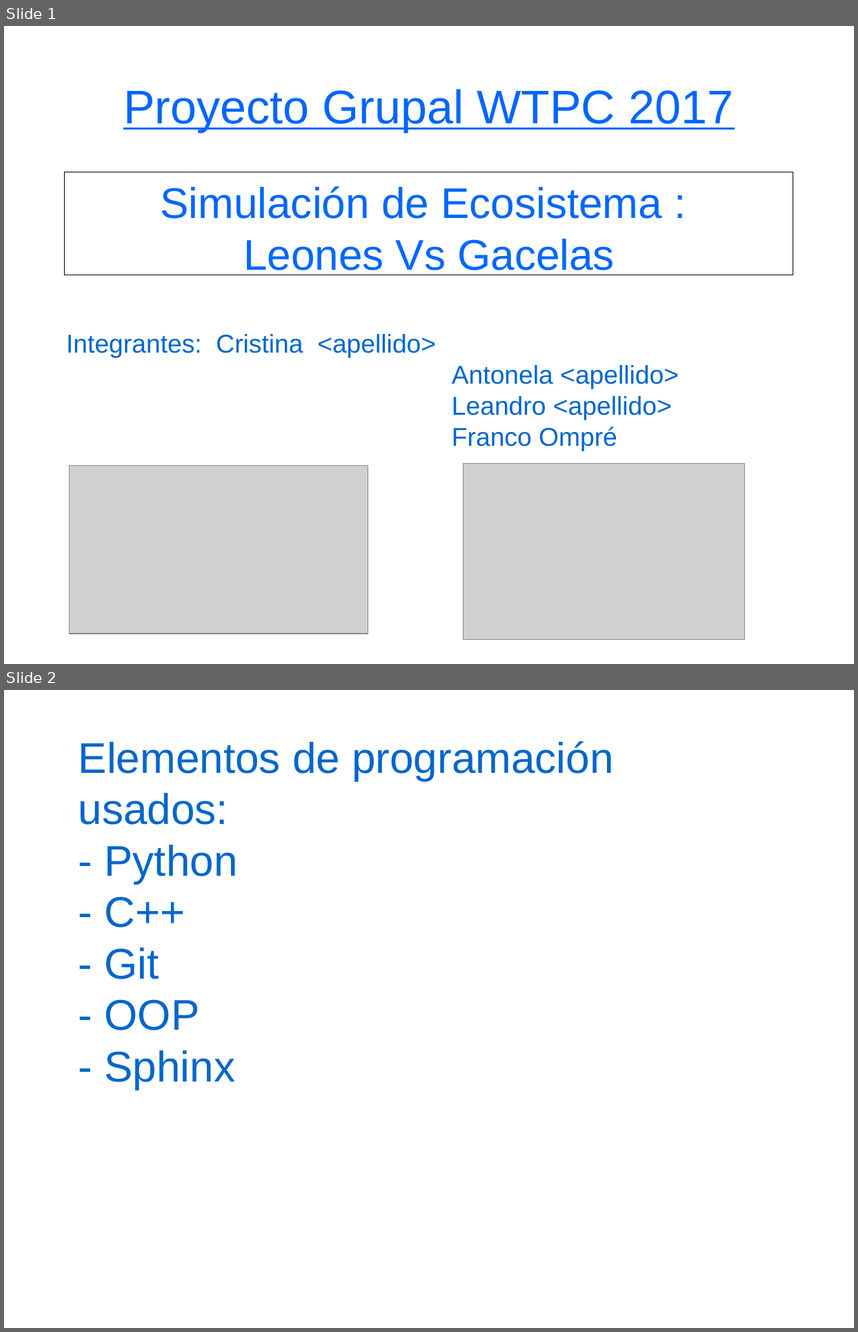
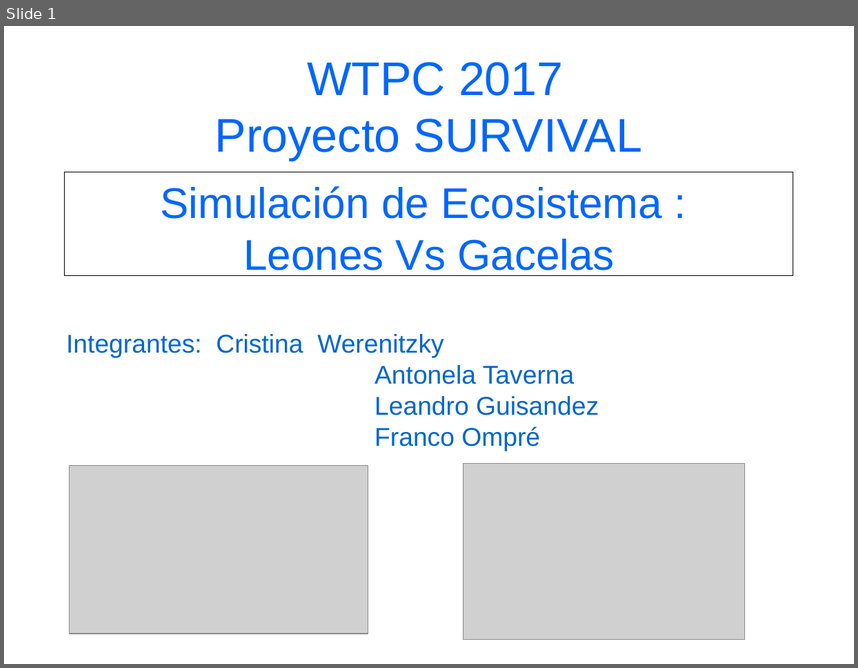
Before and after one commit to OmpreFranco/Proyecto-, a slide deck: presentacion_powerpoint.odp. Shown one above the other, each under a label of ours: slides 1 and 2 before the commit, slide 1 after it. The pictures are 858x1332 and 858x668 pixels, drawn with LibreOffice and Linux fonts; fonts in the diff are those of the drawing; grey boxes stand for pictures. Boxes give left, top, right and bottom in pixels: in the first picture for what was removed or moved away, otherwise in the second. Text is boxed around its words. In the diff, an @@ line names an element or a change of style, - is before the commit and + after.

```diff
--- a/presentacion_powerpoint.odp
+++ b/presentacion_powerpoint.odp
@@ slide 2 removed at bbox=[4, 690, 854, 1328], background #FFFFFF @@
@@ text removed at bbox=[79, 741, 613, 1089] @@
-Elementos de programación usados:
-- Python
-- C++
-- Git
-- OOP
-- Sphinx
@@ slide 1 changed as well @@
@@ title at bbox=[215, 62, 642, 160]: text changed @@
-Proyecto Grupal WTPC 2017
+WTPC 2017
+Proyecto SURVIVAL
@@ text at bbox=[66, 334, 599, 415]: text changed @@
-Integrantes: Cristina <apellido>
-Antonela <apellido>
-Leandro <apellido>
+Integrantes: Cristina Werenitzky
+Antonela Taverna
+Leandro Guisandez
```
Also in this commit, not shown: 7 slides added, 2 other slides removed.
